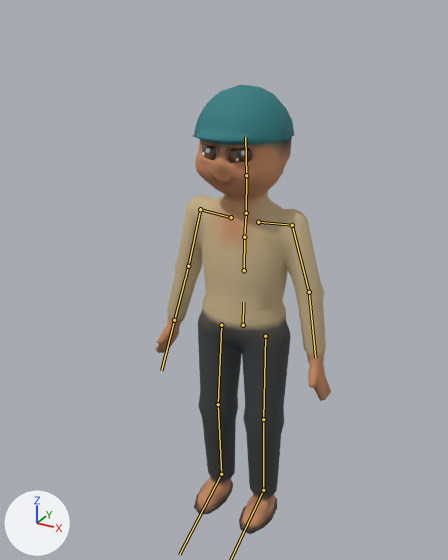
A saved change to the glTF model assets/models/nguoi/chunam.glb.
The view is the same before and after, from a 50 mm camera at (0.895, -1.771, 1.853) aimed at (-0.057, -0.041, 0.987). The axes (+X, +Y, +Z) are drawn at lower left. The lights are the same throughout. The first picture is the older version. The bones that change, and the others that lie on the model, are drawn over the model as lines.

In view in the first picture: 'Nguoi_chunam'.
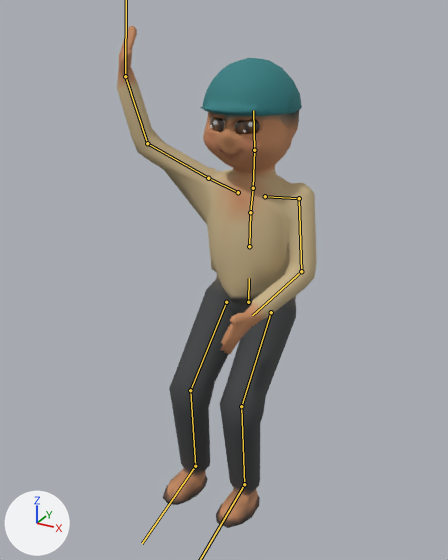
The newer file adds an action. The first version stands in its rest pose; the second is drawn at frame 81 of the action 'cho_khach'.

Boxes (x1, y1, x2, y2) around the edits, measured in the pictures (448 x 560 px):
'Nguoi_chunam', posed (14% wider, 12% taller): before (156, 84, 331, 534); after (117, 26, 317, 528)
bone 'hips', root to tip: before (243, 325) to (243, 302); after (248, 302) to (249, 278)
bone 'spine', root to tip: before (244, 270) to (244, 237); after (249, 246) to (250, 212)
bone 'chest', root to tip: before (244, 237) to (246, 214); after (250, 212) to (253, 189)
bone 'upperarm.L', root to tip: before (292, 225) to (309, 292); after (299, 198) to (301, 271)
bone 'forearm.L', root to tip: before (309, 292) to (315, 357); after (301, 271) to (252, 315)
bone 'clav.R', root to tip: before (231, 217) to (200, 209); after (238, 192) to (208, 178)
bone 'upperarm.R', root to tip: before (200, 209) to (188, 266); after (208, 178) to (147, 143)
bone 'forearm.R', root to tip: before (188, 266) to (174, 320); after (147, 143) to (125, 76)
bone 'neck', root to tip: before (246, 213) to (246, 175); after (253, 188) to (254, 150)
bone 'head', root to tip: before (246, 175) to (245, 137); after (254, 150) to (253, 110)
bone 'thigh.L', root to tip: before (265, 336) to (263, 419); after (271, 312) to (241, 406)
bone 'shin.L', root to tip: before (263, 419) to (263, 490); after (241, 406) to (244, 484)
bone 'thigh.R', root to tip: before (221, 325) to (218, 404); after (226, 302) to (190, 390)
bone 'shin.R', root to tip: before (218, 404) to (221, 474); after (190, 390) to (195, 466)
bone 'foot.R', root to tip: before (221, 474) to (179, 554); after (195, 466) to (142, 543)

What changed in the scene script:
```text
Change bone_hips:
    where bone_hips = bpy.data.objects['NguoiRig'].pose.bones['hips']
    bone_hips.location: (0.0, 0.0, 0.0) -> (0.0, 0.076, -0.041)
Change bone_spine:
    where bone_spine = bpy.data.objects['NguoiRig'].pose.bones['spine']  # child of 'hips'
    bone_spine.rotation_quaternion: (1.0, 0.0, 0.0, 0.0) -> (1.0, -0.012, 0.0, 0.0)  # degrees (0, 0, 0) -> degrees (-1, 0, 0)
Change bone_chest:
    where bone_chest = bpy.data.objects['NguoiRig'].pose.bones['chest']  # child of 'spine'
    bone_chest.rotation_quaternion: (1.0, 0.0, 0.0, 0.0) -> (1.0, -0.017, 0.0, 0.0)  # degrees (0, 0, 0) -> degrees (-2, 0, 0)
Change bone_upperarm_l:
    where bone_upperarm_l = bpy.data.objects['NguoiRig'].pose.bones['upperarm.L']  # child of 'clav.L'
    bone_upperarm_l.rotation_quaternion: (1.0, 0.0, 0.0, 0.0) -> (0.994, -0.096, 0.0, 0.055)  # degrees (0, 0, 0) -> degrees (-11, 1, 6)
Change bone_forearm_l:
    where bone_forearm_l = bpy.data.objects['NguoiRig'].pose.bones['forearm.L']  # child of 'upperarm.L'
    bone_forearm_l.rotation_quaternion: (1.0, 0.0, 0.0, 0.0) -> (0.914, -0.34, 0.0, 0.223)  # degrees (0, 0, 0) -> degrees (-39, 9, 24)
Change bone_clav_r:
    where bone_clav_r = bpy.data.objects['NguoiRig'].pose.bones['clav.R']  # child of 'chest'
    bone_clav_r.rotation_quaternion: (1.0, 0.0, 0.0, 0.0) -> (0.995, 0.105, 0.0, 0.0)  # degrees (0, 0, 0) -> degrees (12, 0, 0)
Change bone_upperarm_r:
    where bone_upperarm_r = bpy.data.objects['NguoiRig'].pose.bones['upperarm.R']  # child of 'clav.R'
    bone_upperarm_r.rotation_quaternion: (1.0, 0.0, 0.0, 0.0) -> (0.69, -0.256, 0.0, 0.677)  # degrees (0, 0, 0) -> degrees (-22, 20, 85)
Change bone_forearm_r:
    where bone_forearm_r = bpy.data.objects['NguoiRig'].pose.bones['forearm.R']  # child of 'upperarm.R'
    bone_forearm_r.rotation_quaternion: (1.0, 0.0, 0.0, 0.0) -> (0.912, -0.05, 0.0, 0.407)  # degrees (0, 0, 0) -> degrees (-5, 2, 48)
Change bone_hand_r:
    where bone_hand_r = bpy.data.objects['NguoiRig'].pose.bones['hand.R']  # child of 'forearm.R'
    bone_hand_r.rotation_quaternion: (1.0, 0.0, 0.0, 0.0) -> (0.985, 0.005, 0.0, 0.168)  # degrees (0, 0, 0) -> degrees (1, 0, 19)
Change bone_neck:
    where bone_neck = bpy.data.objects['NguoiRig'].pose.bones['neck']  # child of 'chest'
    bone_neck.rotation_quaternion: (1.0, 0.0, 0.0, 0.0) -> (1.0, 0.01, 0.0, 0.0)  # degrees (0, 0, 0) -> degrees (1, 0, 0)
Change bone_head:
    where bone_head = bpy.data.objects['NguoiRig'].pose.bones['head']  # child of 'neck'
    bone_head.rotation_quaternion: (1.0, 0.0, 0.0, 0.0) -> (1.0, 0.02, -0.012, 0.0)  # degrees (0, 0, 0) -> degrees (2, -1, 0)
Change bone_thigh_l:
    where bone_thigh_l = bpy.data.objects['NguoiRig'].pose.bones['thigh.L']  # child of 'hips'
    bone_thigh_l.rotation_quaternion: (1.0, 0.0, 0.0, 0.0) -> (0.931, -0.365, 0.0, -0.009)  # degrees (0, 0, 0) -> degrees (-43, 0, -1)
Change bone_shin_l:
    where bone_shin_l = bpy.data.objects['NguoiRig'].pose.bones['shin.L']  # child of 'thigh.L'
    bone_shin_l.rotation_quaternion: (1.0, 0.0, 0.0, 0.0) -> (0.929, 0.371, 0.0, 0.005)  # degrees (0, 0, 0) -> degrees (44, 0, 1)
Change bone_foot_l:
    where bone_foot_l = bpy.data.objects['NguoiRig'].pose.bones['foot.L']  # child of 'shin.L'
    bone_foot_l.rotation_quaternion: (1.0, 0.0, 0.0, 0.0) -> (-0.994, -0.105, 0.0, -0.007)  # degrees (0, 0, 0) -> degrees (12, 0, 1)
Change bone_thigh_r:
    where bone_thigh_r = bpy.data.objects['NguoiRig'].pose.bones['thigh.R']  # child of 'hips'
    bone_thigh_r.rotation_quaternion: (1.0, 0.0, 0.0, 0.0) -> (0.931, -0.365, 0.0, 0.009)  # degrees (0, 0, 0) -> degrees (-43, 0, 1)
Change bone_shin_r:
    where bone_shin_r = bpy.data.objects['NguoiRig'].pose.bones['shin.R']  # child of 'thigh.R'
    bone_shin_r.rotation_quaternion: (1.0, 0.0, 0.0, 0.0) -> (0.929, 0.371, 0.0, -0.005)  # degrees (0, 0, 0) -> degrees (44, 0, -1)
Change bone_foot_r:
    where bone_foot_r = bpy.data.objects['NguoiRig'].pose.bones['foot.R']  # child of 'shin.R'
    bone_foot_r.rotation_quaternion: (1.0, 0.0, 0.0, 0.0) -> (-0.994, -0.105, 0.0, 0.007)  # degrees (0, 0, 0) -> degrees (12, 0, -1)
```
